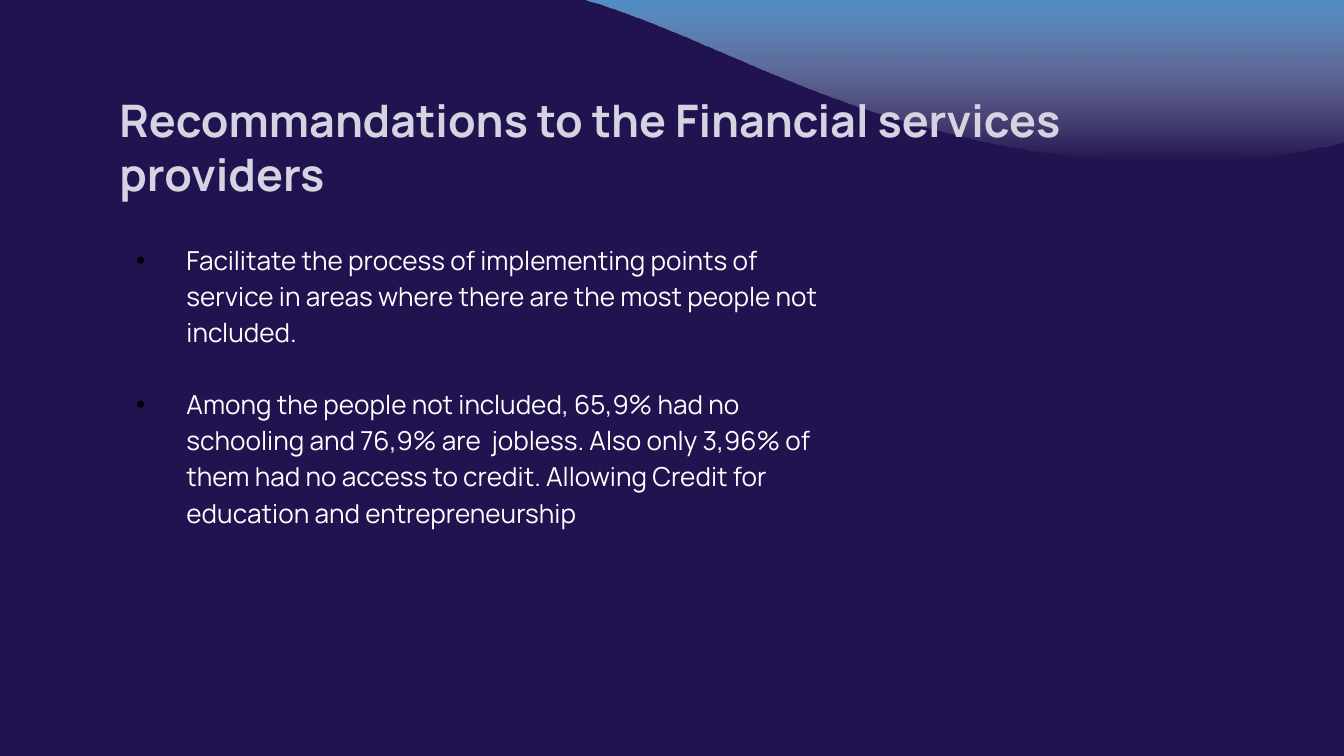
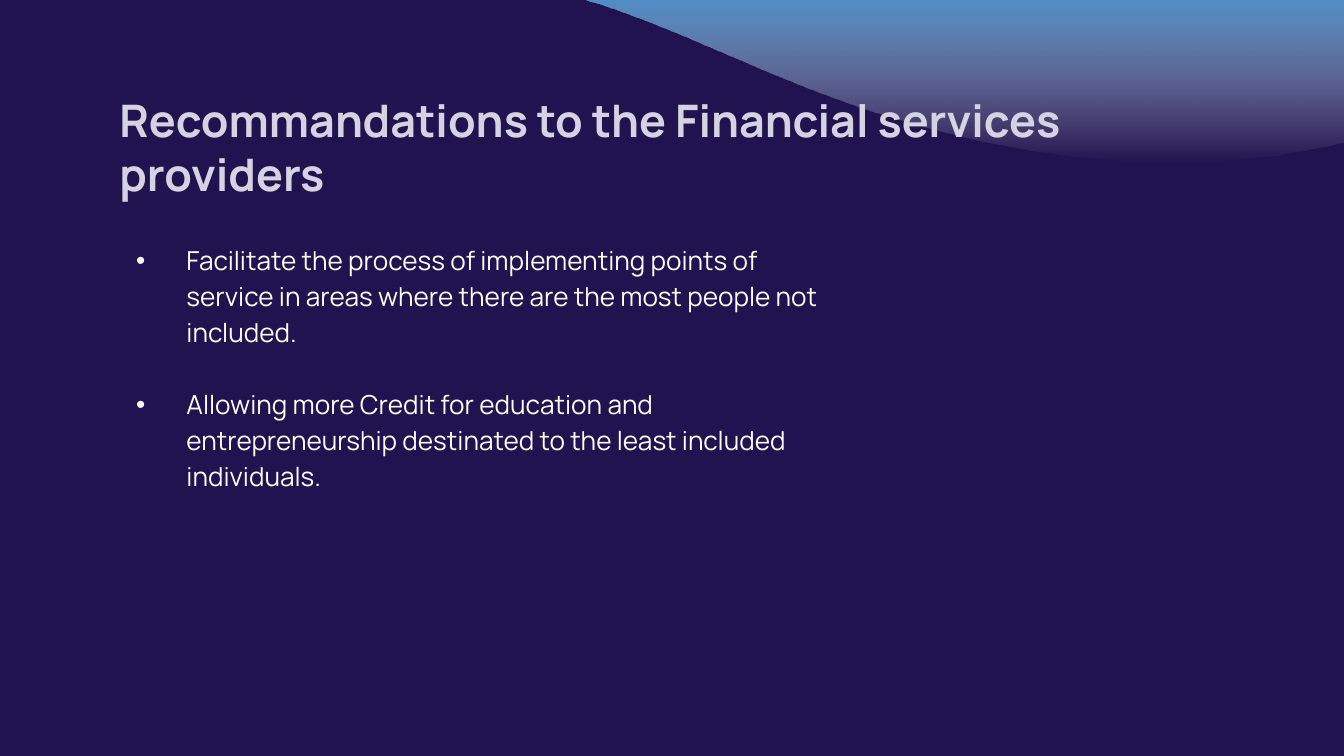
Before and after one commit to VIP509/Finance-Inclusion-1, a slide deck: slide 21 of Pierry Valcin Presentation.pptx. Drawn at 1344x756 pixels with LibreOffice and Linux fonts; fonts in the diff are those of the drawing. Boxes give left, top, right and bottom in pixels: in the first picture for what was removed or moved away, otherwise in the second. Text is boxed around its words. In the diff, an @@ line names an element or a change of style, - is before the commit and + after.

```diff
--- a/Pierry Valcin Presentation.pptx
+++ b/Pierry Valcin Presentation.pptx
@@ subtitle at <box>186,394,786,487</box>: text changed @@
-• Among the people not included, 65,9% had no schooling and 76,9% are jobless. Also only 3,96% of them had no access to credit. Allowing Credit for education and entrepreneurship
+• Allowing more Credit for education and entrepreneurship destinated to the least included individuals.
```
Also in this commit, not shown: 9 other slides changed.
